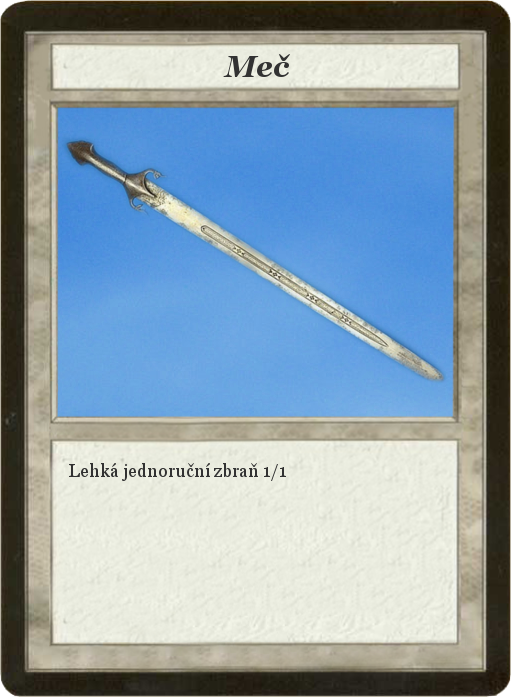
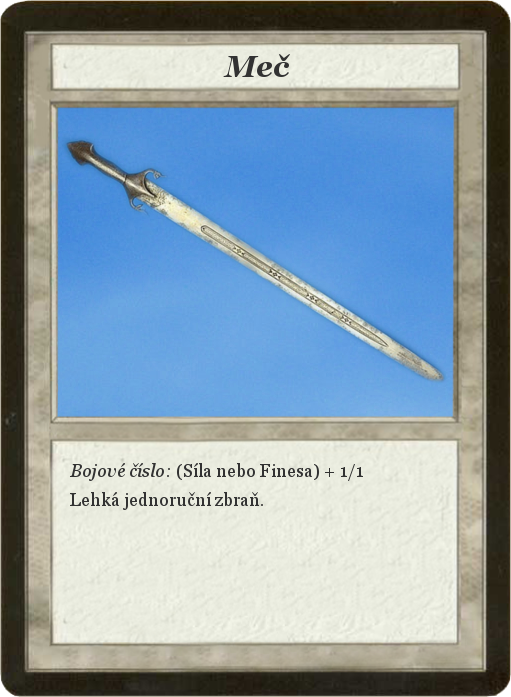
Before/after of a 511×697 layered artwork. What changed in the layer stack:
renamed "Lehká jednoruční zbraň 1/1" to "Bojové číslo: (Síla nebo Fines...", painted on it over left=69, top=463, right=363, bottom=510
